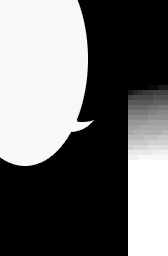
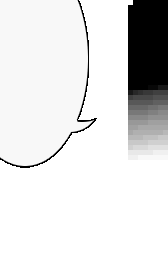
Before/after of a 168 × 256 layered artwork. What changed in the layer stack:
painted on "Layer 1" over (x1=61, y1=117, x2=80, y2=150)
painted on "Layer 0" over (x1=0, y1=0, x2=133, y2=256)
